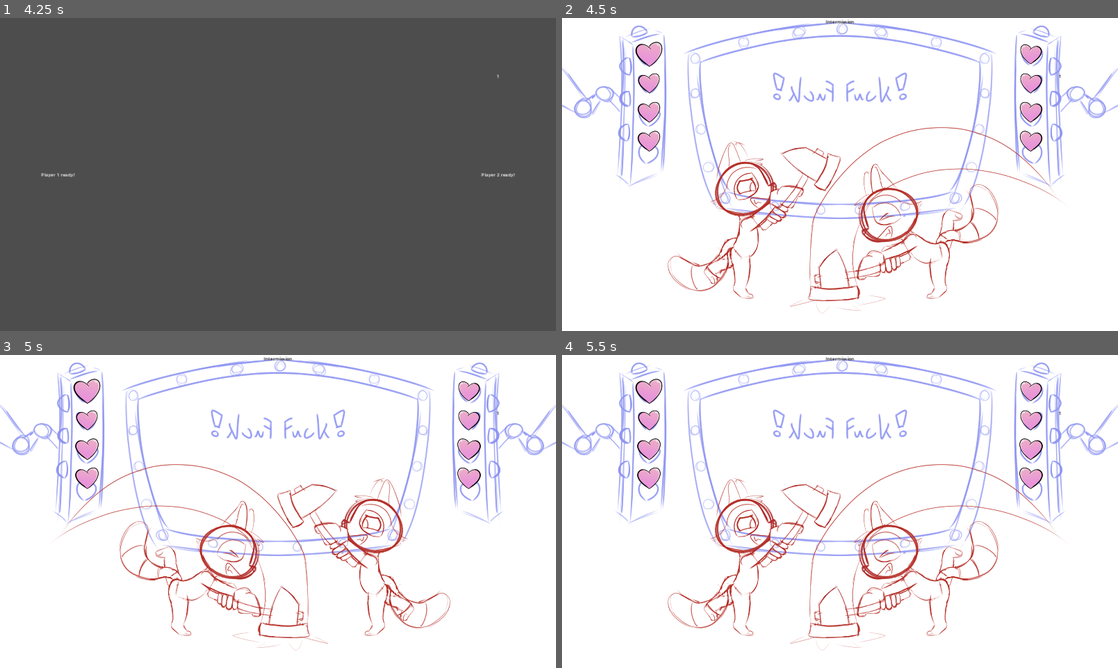
Above: before the commit, frames 1-4 (two rows, left to right).
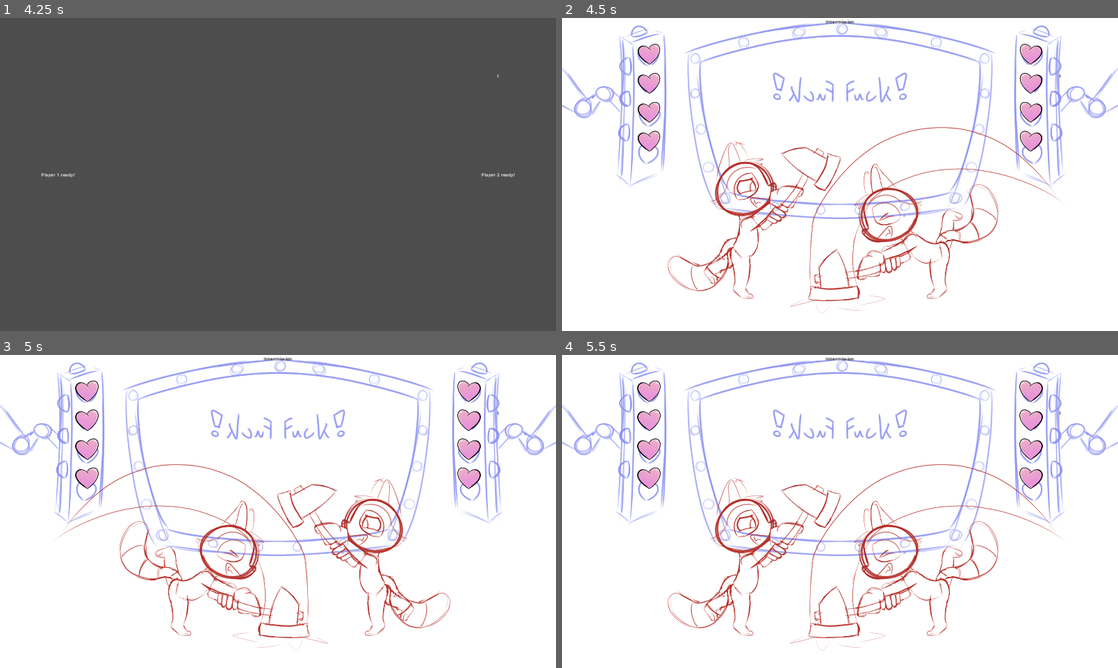
Above: after the commit, the same moments.

Repository: AidanOG/RuckusWare
Game: Godot game, scene res://Start Screen/start_screen.tscn
The game is run twice, just before and just after one commit, with the same random seed, the same clock (stepped at 60 frames per second) and the same inputs. The engine's default icon, where the game draws it, is replaced by a stand-in: a white triangle on a blue panel in a dark square.
Inputs:
- Up to frame 1 (4.25 s): tap Enter at 0.5, 1.25, 2, 3.5 s; hold D (move_right_0) 0.53-1.28 s; hold Ctrl (any_button_0) 0.53-1.28 s; hold S (move_down_0) 1.28-2.03 s; tap Shift (any_button_1) at 1.35 s; hold D (move_right_0) 2.03-2.78 s; tap 4 (bottom_button_0) at 2.1 s; tap Space at 2.75 s; hold W (move_up_0) 2.78-3.53 s; tap 0 (bottom_button_1) at 2.85 s; hold 2 (left_button_0) from 3.53 s (still down); tap 1 (top_button_0) at 3.6 s
- Up to frame 2 (4.5 s): keep holding 2 (left_button_0); tap Space at 4.25 s; tap 7 (top_button_1) at 4.35 s
- Up to frame 3 (5 s): keep holding 2 (left_button_0)
- Up to frame 4 (5.5 s): release 2 (left_button_0) at 5.03 s; hold S (move_down_0) from 5.03 s (still down); hold Ctrl (any_button_0) from 5.03 s (still down)

Frame 1 is identical in both runs. In frame 2, 0.3% of the frame differs, in the area x 13-87%, y 7-25%; in frame 3, 0.4%; in frame 4, 0.4%.

Commit message:
accidentally kept the reduced lives used for testing on previous push. Oops

Diff:
--- a/Main Game/main.gd
+++ b/Main Game/main.gd
@@ -68,8 +68,6 @@
 	countdown_label.text = str(floor(countdown_timer.get_time_left()) + 1)
 
 func intro():
-	GameManager.p1_lives = 2
-	GameManager.p2_lives = 2
 	await get_tree().create_timer(0.0/ GameManager.game_speed).timeout
 	intro_timer.start()
 	intro_timer.set_wait_time(2.0/GameManager.game_speed)
